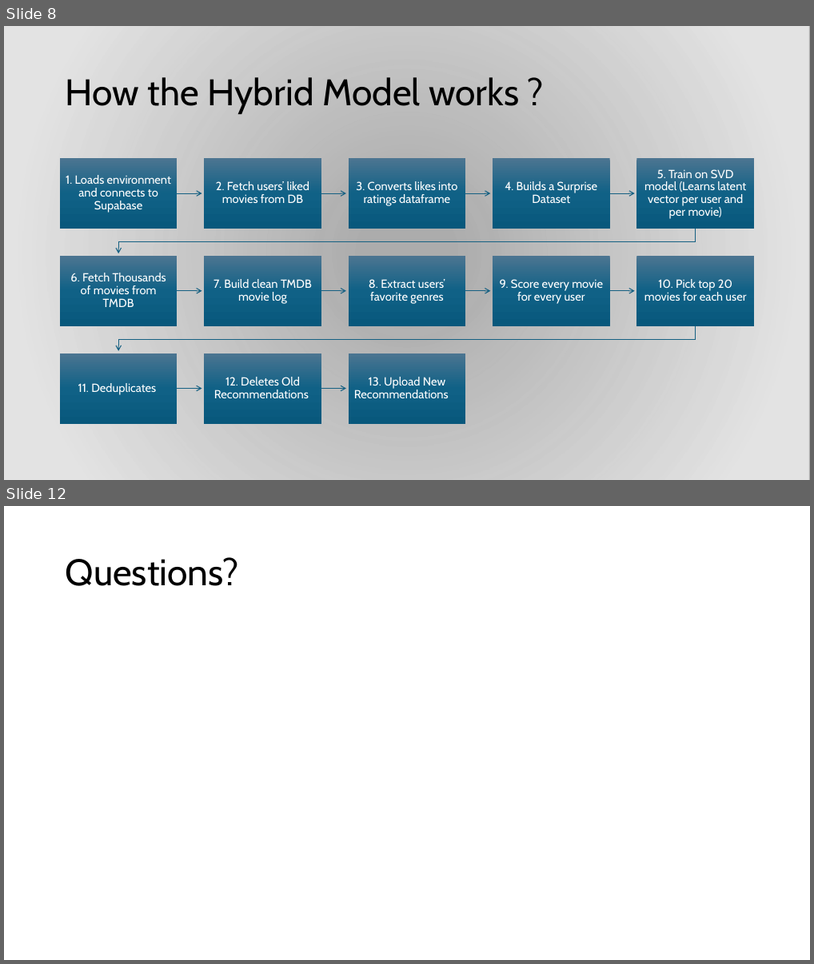
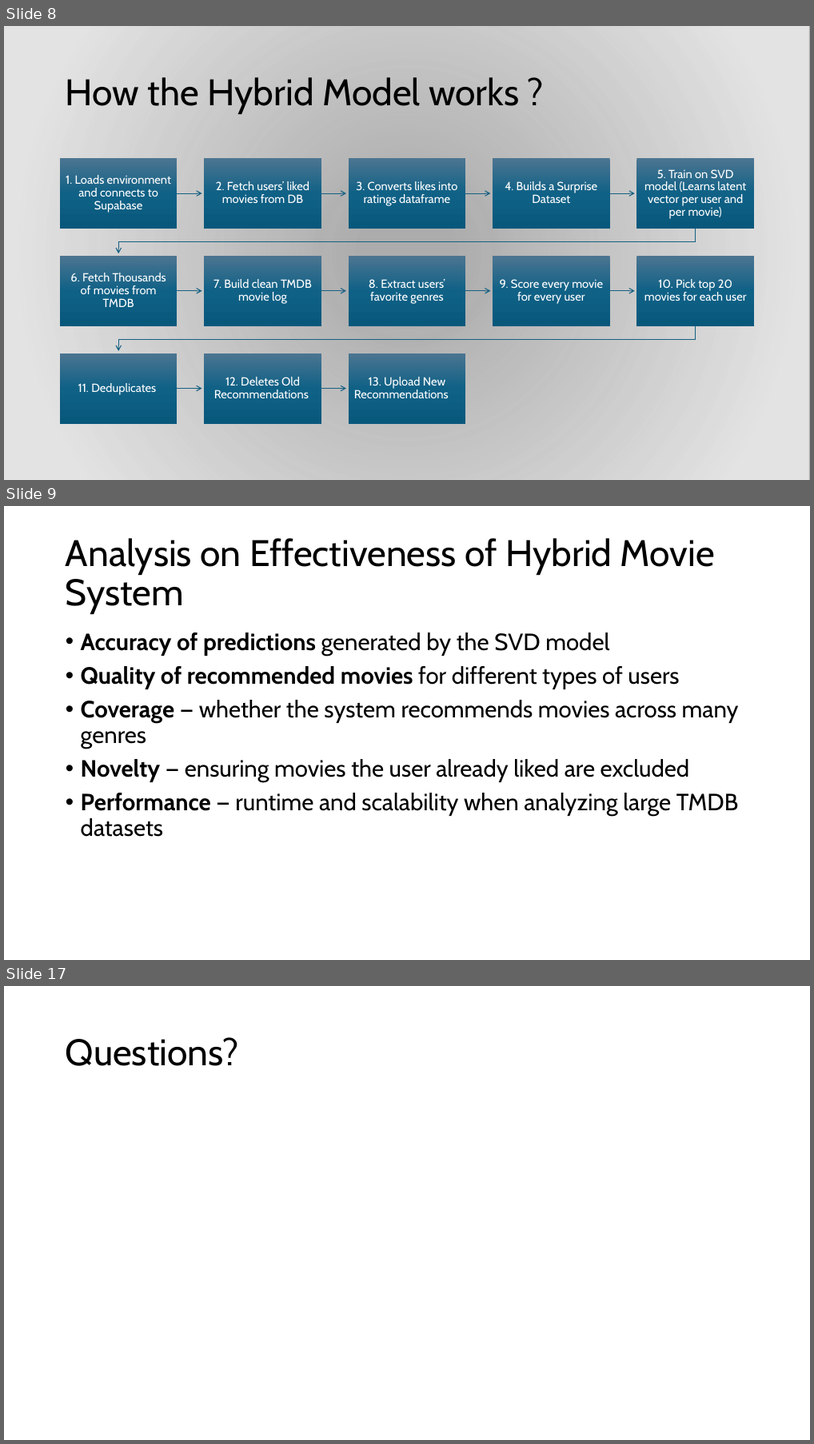
Before and after one commit to RaiiDeNx7/MovieMeter, a slide deck: Documentation/Final Presentation Slides.pptx. Shown one above the other, each under a label of ours: slides 8 and 12 before the commit, slides 8, 9 and 17 after it; the slides between them are not shown. The pictures are 814x964 and 814x1444 pixels, drawn with LibreOffice and Linux fonts; fonts in the diff are those of the drawing; background and template pictures are left out; a plain dark background stands for a picture behind light text. Boxes give left, top, right and bottom in pixels: in the first picture for what was removed or moved away, otherwise in the second. Text is boxed around its words. In the diff, an @@ line names an element or a change of style, - is before the commit and + after.

```diff
--- a/Documentation/Final Presentation Slides.pptx
+++ b/Documentation/Final Presentation Slides.pptx
@@ slide 9 added at (4,506,810,960), background #FFFFFF @@
@@ title added at (66,538,715,614), 44 pt, text #000000 @@
+Analysis on Effectiveness of Hybrid Movie System
@@ text added at (81,632,739,836), 28 pt, text #000000 @@
+• Accuracy of predictions generated by the SVD model
+• Quality of recommended movies for different types of users
+• Coverage — whether the system recommends movies across many genres
+• Novelty — ensuring movies the user already liked are excluded
+• Performance — runtime and scalability when analyzing large TMDB datasets
@@ what was slide 12 is now slide 17 @@
```
Also in this commit, not shown: 2 slides changed, 5 other slides added, 1 slide removed, 1 other file.
